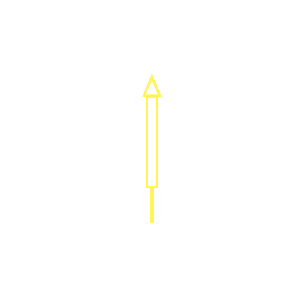
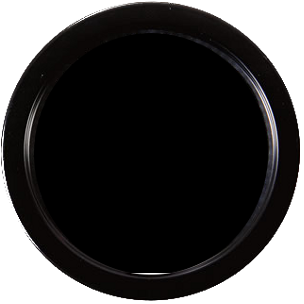
Layers edited between the first and the second 304x304 image:
showed "Pasted Layer #1" over [1, 1, 300, 301]
hid "Pasted Layer #2" over [142, 74, 162, 223]
showed "Pasted Layer#4" over [30, 33, 269, 273]
